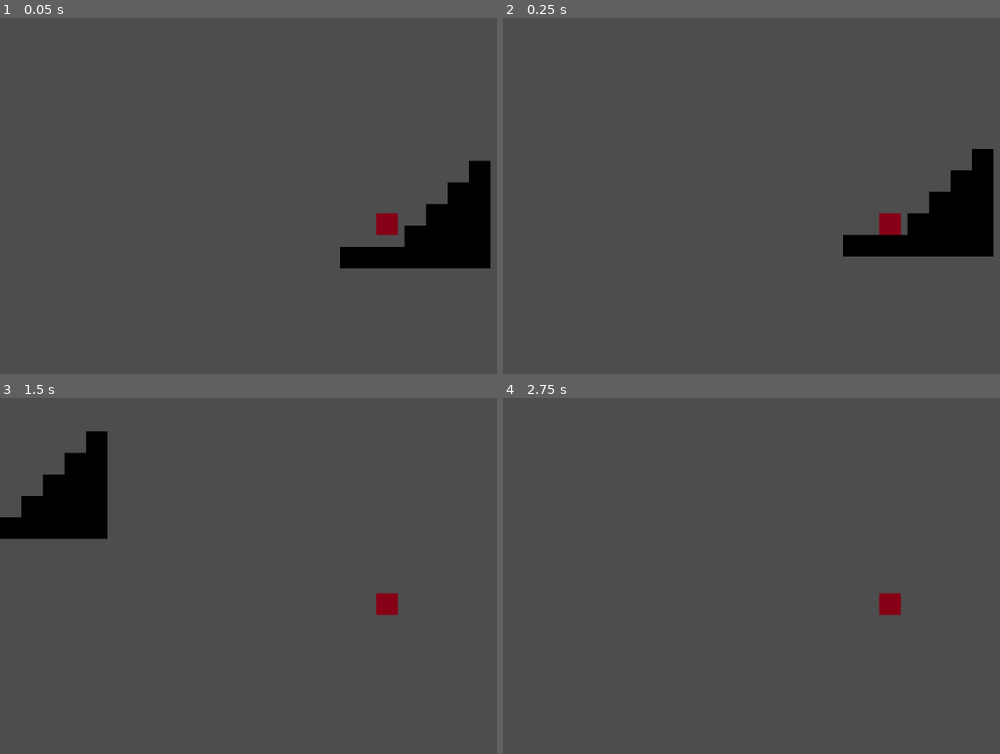
Above: before the commit, frames 1-4 (two rows, left to right).
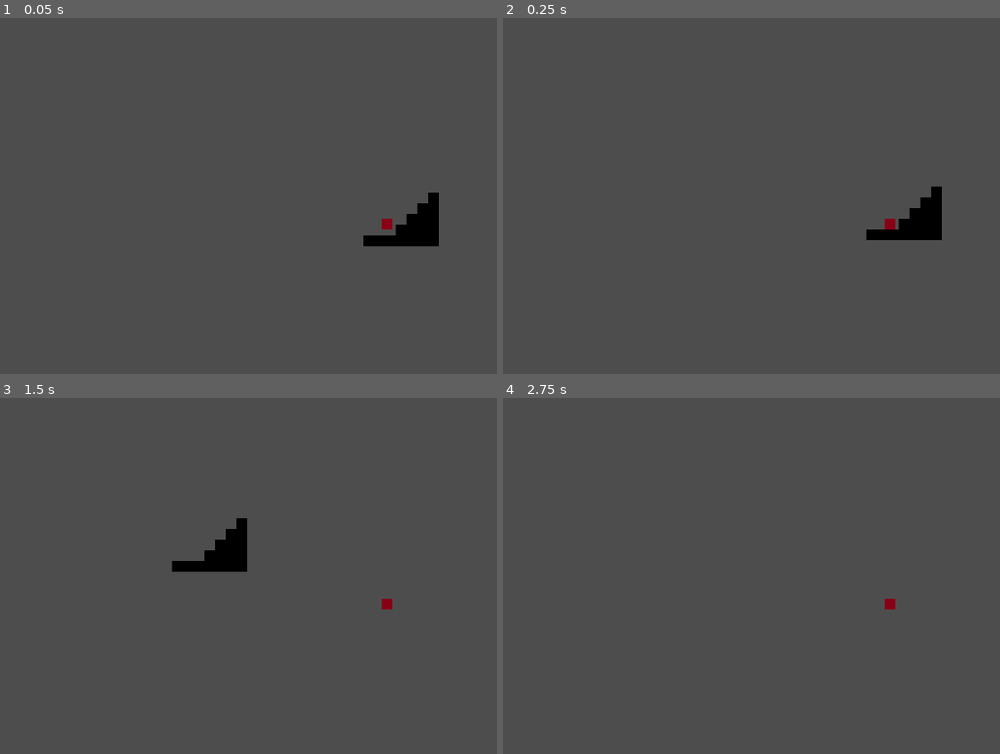
Above: after the commit, the same moments.

Repository: aaravrhino/YGDAGameJam26
Game: Godot game, scene res://scenes/game.tscn
Same seed, same stepped clock (60 frames per second), same inputs: the game is played once before the commit and once after it.
Inputs:
- Up to frame 1 (0.05 s): no input
- Up to frame 2 (0.25 s): no input
- Up to frame 3 (1.5 s): tap Enter (ui_accept) at 0.5, 0.77 s; hold Right (ui_right) from 0.53 s (still down)
- Up to frame 4 (2.75 s): tap Enter (ui_accept) at 1.52 s; release Right (ui_right) at 2.03 s; hold Left (ui_left) from 2.03 s (still down)

The runs differ from the first frame. In frame 1, 4.6% of the frame differs, in the area x 68-99%, y 40-71%; in frame 2, 4.1%; in frame 3, 5.2%, in the area x 0-81%, y 9-62%; in frame 4, 0.2%.

Commit message:
camera change

Diff:
--- a/ygda-game-jam-26/project.godot
+++ b/ygda-game-jam-26/project.godot
@@ -12,7 +12,7 @@
 
 config/name="YGDAGameJam26"
 run/main_scene="res://scenes/game.tscn"
-config/features=PackedStringArray("4.6", "Forward Plus")
+config/features=PackedStringArray("4.7", "Forward Plus")
 config/icon="res://icon.svg"
 
 [physics]
--- a/ygda-game-jam-26/scenes/game.tscn
+++ b/ygda-game-jam-26/scenes/game.tscn
@@ -21,6 +21,3 @@
 
 [node name="player" parent="." unique_id=1200693243 instance=ExtResource("2_yqjtg")]
 position = Vector2(-13, -2)
-
-[node name="Camera2D" type="Camera2D" parent="player" unique_id=2143223244]
-zoom = Vector2(2, 2)
--- a/ygda-game-jam-26/scenes/player.tscn
+++ b/ygda-game-jam-26/scenes/player.tscn
@@ -14,3 +14,5 @@
 
 [node name="CollisionShape2D" type="CollisionShape2D" parent="." unique_id=417975661]
 shape = SubResource("RectangleShape2D_g2els")
+
+[node name="Camera2D" type="Camera2D" parent="." unique_id=1940411388]
